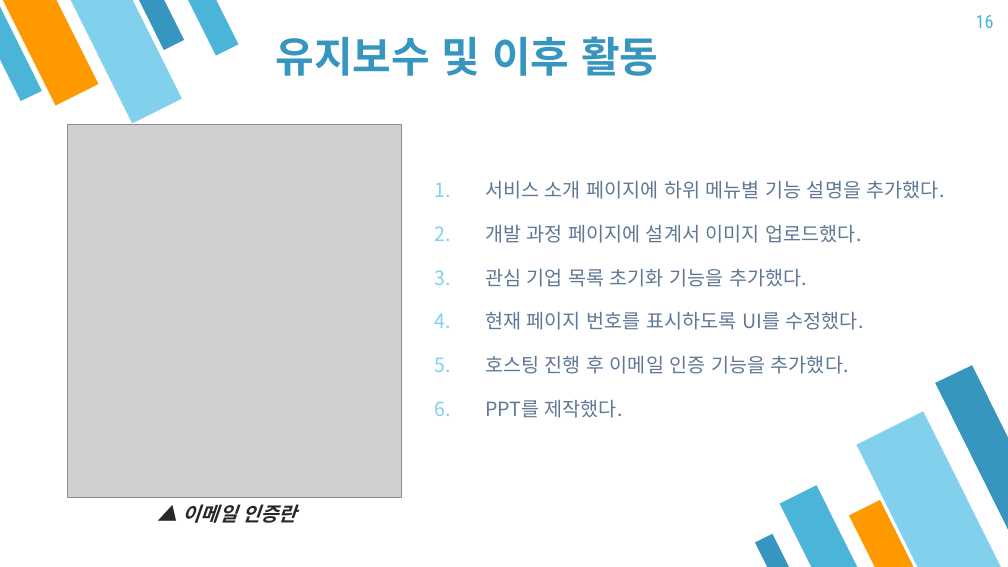
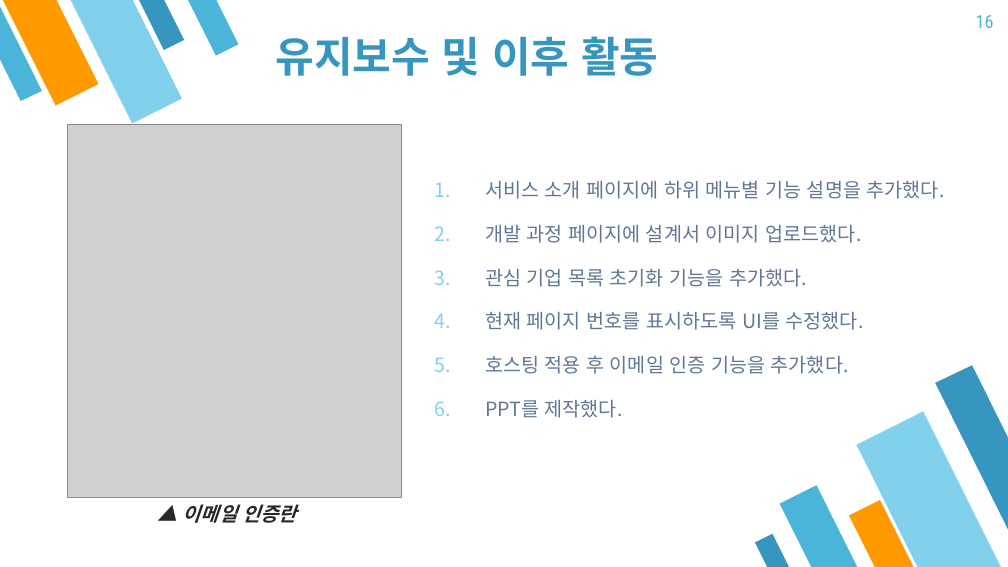
Before and after one commit to DrawGreen2021/Presentation, a slide deck: slide 16 of 최종발표/최종발표 PPT 사본.pptx. Drawn at 1008x567 pixels with LibreOffice and Linux fonts; fonts in the diff are those of the drawing; grey boxes stand for pictures. Boxes give left, top, right and bottom in pixels: in the first picture for what was removed or moved away, otherwise in the second. Text is boxed around its words. In the diff, an @@ line names an element or a change of style, - is before the commit and + after.

```diff
--- a/최종발표/최종발표 PPT 사본.pptx
+++ b/최종발표/최종발표 PPT 사본.pptx
@@ text at (485, 355, 849, 374): text changed @@
-5. 호스팅 진행 후 이메일 인증 기능을 추가했다.
+5. 호스팅 적용 후 이메일 인증 기능을 추가했다.
```
Also in this commit, not shown: 1 other slide changed, 2 slides added, 1 slide removed, 1 other file.
